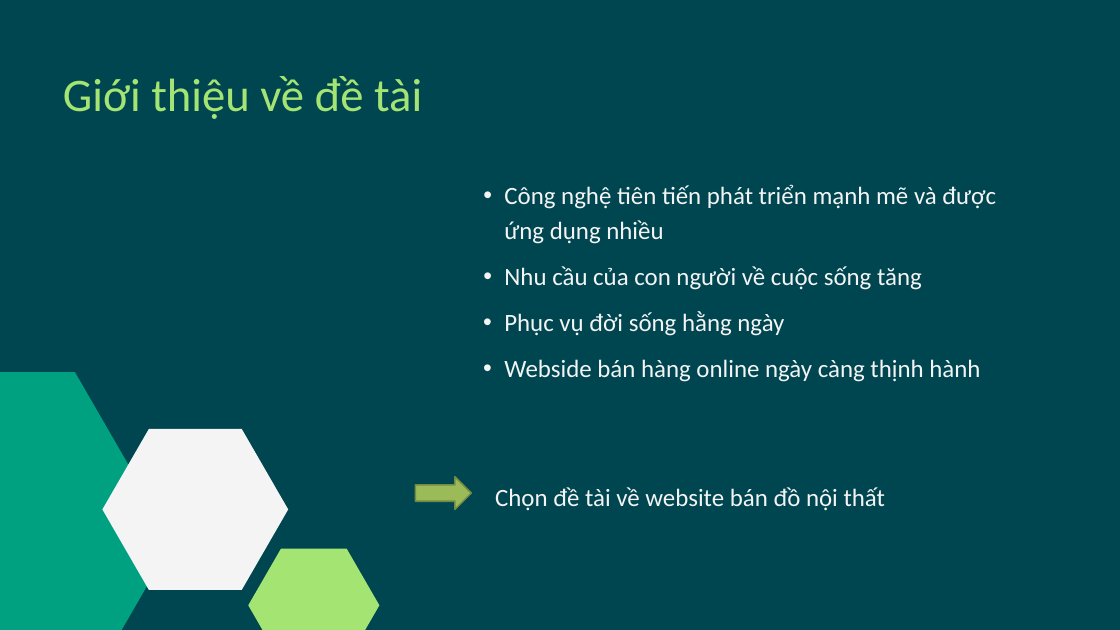
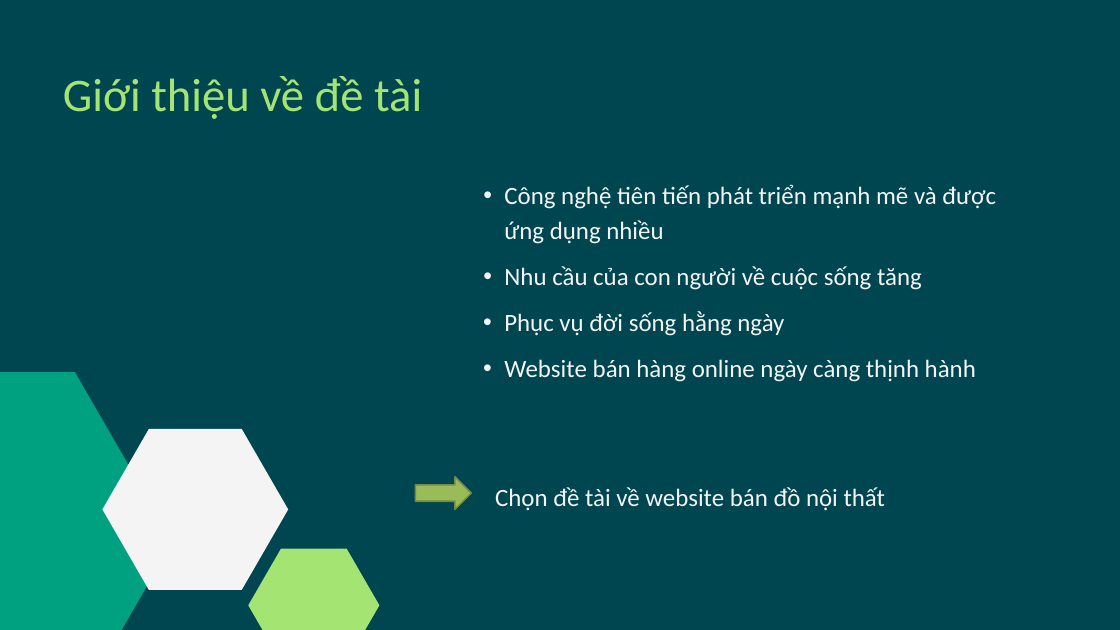
Before and after one commit to 19110026-Nguyen-Huu-Duc-Thanh/Nhom10_TuongTacNguoiMay, a slide deck: slide 3 of Nhóm10_Tương_Tác_Người_Máy.pptx. Drawn at 1120x630 pixels with LibreOffice and Linux fonts; fonts in the diff are those of the drawing. Boxes give left, top, right and bottom in pixels: in the first picture for what was removed or moved away, otherwise in the second. Text is boxed around its words. In the diff, an @@ line names an element or a change of style, - is before the commit and + after.

```diff
--- a/Nhóm10_Tương_Tác_Người_Máy.pptx
+++ b/Nhóm10_Tương_Tác_Người_Máy.pptx
@@ text at (x1=504, y1=359, x2=976, y2=382): text changed @@
-  • Webside bán hàng online ngày càng thịnh hành
+  • Website bán hàng online ngày càng thịnh hành
```
Also in this commit, not shown: 1 other slide changed.
